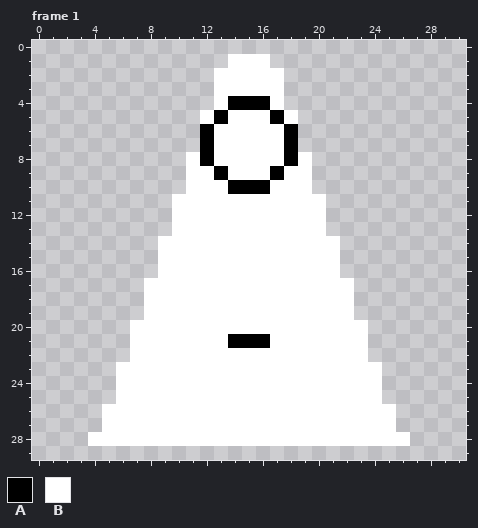
Two states of a pixel-art file, aseprite/metronome.ase. This is how it looked before the edit.
31x30 pixels, 8 frames. Shown: frame 1. The commit also changed other frames, which this record leaves out.
Palette (. is transparent): A #000000  B #ffffff
New version:
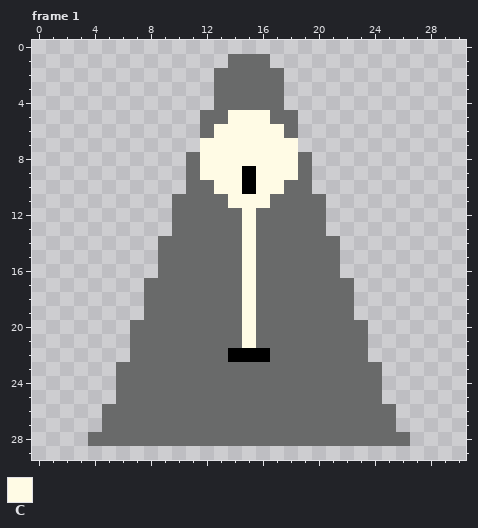
Colours new in this view: C #fffbe5
From the commit log: metronome reanimation, halfway state machine solution
Diff:
colour B: #ffffff -> #696a6a
Frame 1, layers "metro", "nome":
y 4: x 14..16 AAA -> BBB
y 5: x 13..17 ABBBA -> BCCCB
y 6: x 12..18 ABBBBBA -> BCCCCCB
y 7..8: x 12..18 ABBBBBA -> CCCCCCC
y 9: x 12..18 BABBBAB -> CCCACCC
y 10: x 13..14 BA -> CC; x 16..17 AB -> CC
y 11: x 14..16 BBB -> CCC
y 12..20: x 15 B -> C
y 21: x 14..16 AAA -> BCB
y 22: x 14..16 BBB -> AAA
Boxes around the changes in both pictures, in picture pixels (x1, y1, x2, y2):
changed: (88, 54, 410, 446)
